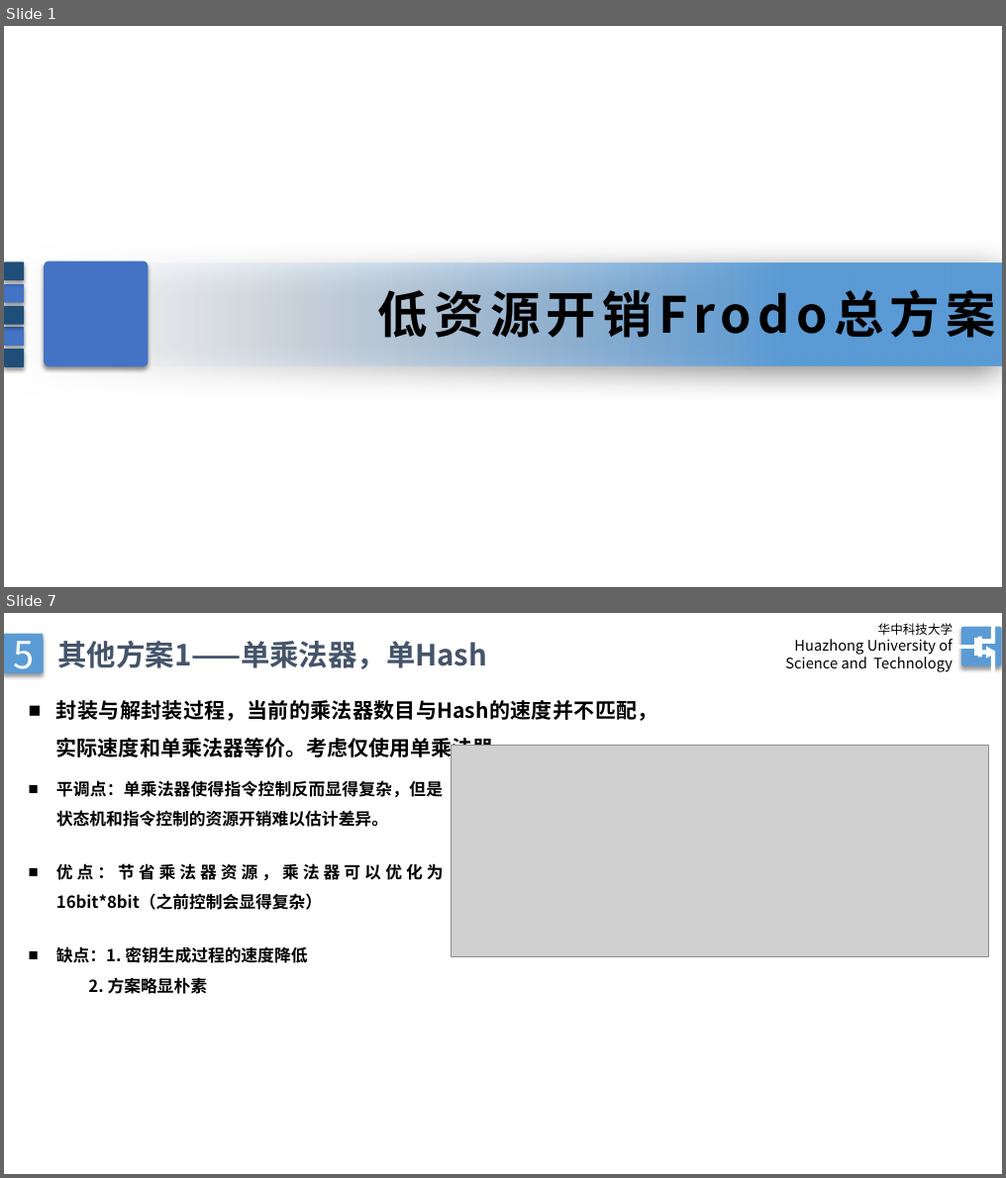
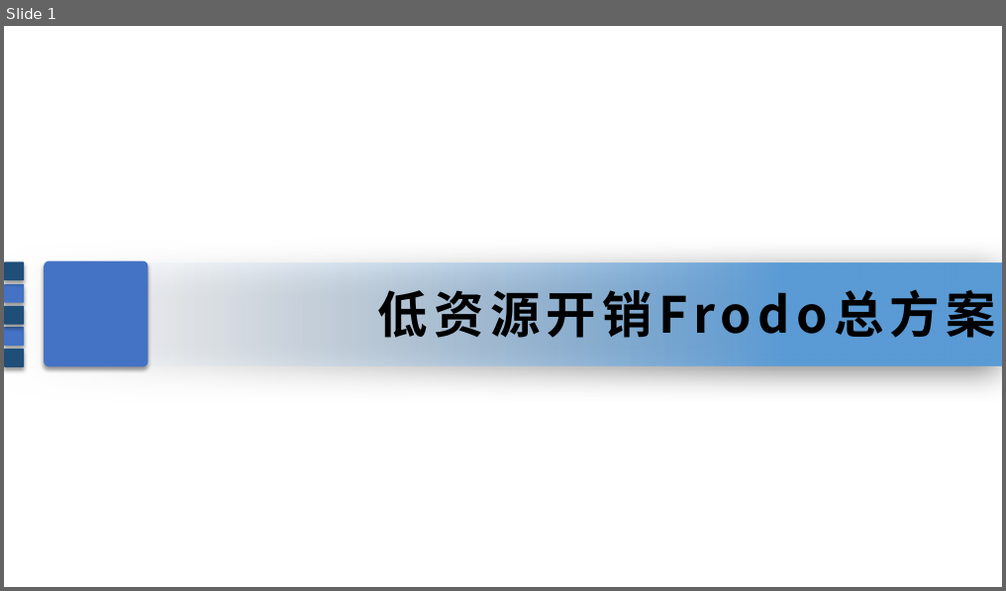
Before and after one commit to Low-Runahead-Frodo/Frodo, a slide deck: doc/5月汇报.pptx. Shown one above the other, each under a label of ours: slides 1 and 7 before the commit, slide 1 after it; the slides between them are not shown. The pictures are 1006x1178 and 1006x591 pixels, drawn with LibreOffice and Linux fonts; fonts in the diff are those of the drawing; grey boxes stand for pictures. Boxes give left, top, right and bottom in pixels: in the first picture for what was removed or moved away, otherwise in the second. Text is boxed around its words. In the diff, an @@ line names an element or a change of style, - is before the commit and + after.

```diff
--- a/doc/5月汇报.pptx
+++ b/doc/5月汇报.pptx
@@ slide 7 removed at <box>4,613,1002,1174</box>, background #FFFFFF @@
@@ rounded rectangle removed at <box>4,633,43,673</box> @@
-5
@@ text removed at <box>58,641,488,669</box> @@
-其他方案1——单乘法器，单Hash
@@ text removed at <box>785,623,953,672</box> @@
-华中科技大学
-Huazhong University of
-Science and Technology
@@ freeform shape removed at <box>959,620,994,672</box> @@
@@ rounded rectangle removed at <box>961,627,1002,666</box> @@
@@ text removed at <box>56,700,658,761</box> @@
-■ 封装与解封装过程，当前的乘法器数目与Hash的速度并不匹配，实际速度和单乘法器等价。考虑仅使用单乘法器。
@@ picture removed at <box>450,746,989,959</box> @@
@@ text removed at <box>56,780,443,827</box> @@
-■ 平调点：单乘法器使得指令控制反而显得复杂，但是状态机和指令控制的资源开销难以估计差异。
@@ text removed at <box>56,863,444,910</box> @@
-■ 优点：节省乘法器资源，乘法器可以优化为16bit*8bit（之前控制会显得复杂）
@@ text removed at <box>56,947,307,994</box> @@
-■ 缺点：1. 密钥生成过程的速度降低
-2. 方案略显朴素
```
Also in this commit, not shown: 2 slides changed, 2 slides added, 5 other slides removed, 46 other files.
